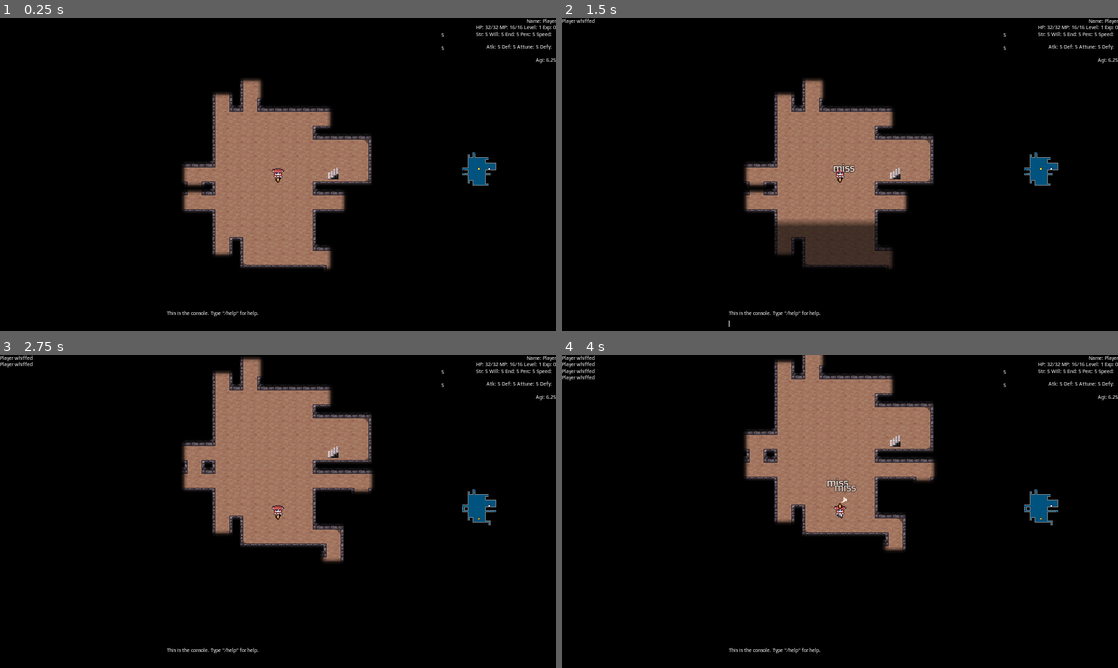
Above: before the commit, frames 1-4 (two rows, left to right).
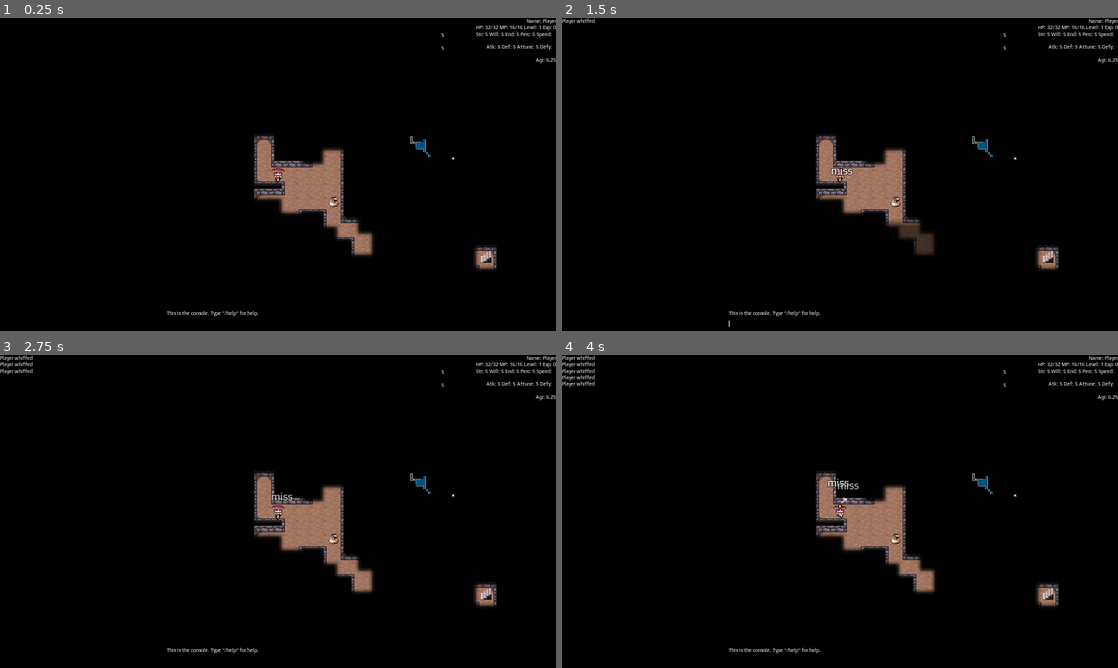
Above: after the commit, the same moments.

Repository: wareya/holyswordseeker
Game: Godot game, scene res://scenes/LevelgenTest.tscn
Same seed, same stepped clock (60 frames per second), same inputs: the game is played once before the commit and once after it. This scene is started directly instead of the project's main scene.
Inputs (mouse positions are in pixels of both pictures, inside the frame that each line leads up to):
- Up to frame 1 (0.25 s): no input
- Up to frame 2 (1.5 s): click (840, 324) at 0.52 s; type "12" at 0.6 s; tap Enter (ui_accept) at 1.25 s; hold Right (ui_right) from 1.28 s (still down); hold Ctrl (ctrl) from 1.28 s (still down); click (840, 324) at 1.42 s
- Up to frame 3 (2.75 s): tap Enter (ui_accept) at 1.52, 2.27 s; move the mouse to (166, 527) at 2.02 s; release Right (ui_right) at 2.03 s; release Ctrl (ctrl) at 2.03 s; hold Down (ui_down) from 2.03 s (still down); tap Shift (shift) at 2.1 s
- Up to frame 4 (4 s): move the mouse to (895, 442) at 2.77 s; release Down (ui_down) at 2.78 s; hold Right (ui_right) 2.78-3.53 s; hold Ctrl (ctrl) 2.78-3.53 s; tap Enter (ui_accept) at 3.5, 3.77 s; move the mouse to (812, 574) at 3.52 s; hold Up (ui_up) from 3.53 s (still down); tap Shift (shift) at 3.6 s; click (812, 574) at 3.67 s

The runs differ from the first frame. In frame 1, 13% of the frame differs, in the area x 32-90%, y 19-81%; in frame 2, 12%; in frame 3, 14%; in frame 4, 15%, in the area x 0-90%, y 0-81%.

Commit message:
oops added more stuff

Diff:
--- a/scenes/LevelgenTest.gd
+++ b/scenes/LevelgenTest.gd
@@ -57,21 +57,6 @@
         for v2 in dict.keys():
             map[v + v2] = dict[v2]
 
-class entrance extends Prefab:
-    var reference = \
-    """
-    .........
-    .xxx.xxx.
-    .x.....x.
-    ....x....
-    ox..n..xo
-    oxn...nxo
-    ox.....xo
-    ox..p..xo
-    ox.....xo
-    oxxxxxxxo
-    """
-
 func _ready():
     var _seed = OS.get_unix_time()
     #_seed = 0
@@ -79,6 +64,8 @@
     #_seed = 1649033351
     #_seed = 1649033351
     #_seed = 1649204741
+    #_seed = 1649219439
+    #_seed = 1649219805
     print("seed: %s" % _seed)
     seed(_seed)
 
@@ -95,9 +82,48 @@
     return array[randi() % array.size()]
 
 var configurations = {
+    "opening" : {
+        w = 40,
+        h = 40,
+        capacity = 1.0/4.0,
+
+        island_eraser_modifier = 9.0,
+        island_eraser_cap = 0.9,
+        dead_end_passes = 3,
+
+        # name, rolls, chance per roll
+        monsters_possibilities = [
+            ["slime", 1, 1.0],
+            ["slime", 2, 0.5],
+            ["eartheater", 1, 1.0],
+            ["eartheater", 1, 0.5],
+        ],
+
+        # name, rolls, chance per roll
+        drops_possibilities = [
+            ["potion", 1, 1.0],
+            ["potion", 3, 0.5],
+            ["rock", 1, 1.0],
+            ["rock", 1, 0.5],
+            ["dagger", 1, 1.0],
+            ["scarf", 1, 0.2],
+            ["tough_robe", 1, 0.2],
+        ],
+
+        features_min = 1,
+        features_max = 3,
+        possible_structures = [Prefab],
+
+        floor_tile = "cobble",
+        wall_tile = "wall SOLID",
+
+        fog_enabled = true,
+
+        name = "Living Passages",
+    },
     "basic" : {
-        w = 64,
-        h = 64,
+        w = 48,
+        h = 48,
         capacity = 1.0/4.0,
 
         island_eraser_modifier = 9.0,
@@ -117,8 +143,7 @@
         # name, rolls, chance per roll
         drops_possibilities = [
             ["potion", 5, 0.5],
-            ["pebble", 3, 0.5],
-            ["dagger", 1, 1.0],
+            ["rock", 3, 0.5],
             ["dagger", 1, 0.2],
             ["longsword", 1, 0.1],
             ["scarf", 1, 0.2],
@@ -127,8 +152,8 @@
             ["wayfarer_boots", 1, 0.05],
         ],
 
-        features_min = 3,
-        features_max = 5,
+        features_min = 1,
+        features_max = 3,
         possible_structures = [Prefab],
 
         floor_tile = "cobble",
@@ -137,21 +162,19 @@
         fog_enabled = true,
 
         name = "Living Passages",
-    }
+    },
 }
-
-#func randomify():
-#    inventory = [Character.new_item(random_pick(possibilities))]
 
 # inclusive, inclusive
 func randi_range(_min, _max) -> int:
     return (randi() % (int(_max + 1) - int(_min))) + _min
 
-var config = configurations["basic"].duplicate()
+var config = configurations.opening.duplicate()
 
 func get_configuration():
     if Manager.current_floor == 1:
-        config = configurations.basic.duplicate()
+        config = configurations.opening.duplicate()
+        #config = configurations.basic.duplicate()
     else:
         config = configurations.basic.duplicate()
     Manager.current_floor_name = config.name
@@ -170,7 +193,7 @@
     open(startpoint)
 
     # grow maze
-    while openset.size() < w*h/4 and frontier.size() > 0:
+    while openset.size() < w*h*config.capacity and frontier.size() > 0:
         var i = randi()%frontier.size()
         var pick = frontier[i]
         var valid_dirs = []
@@ -192,13 +215,17 @@
     print("size of open set after growing maze: ", openset.size())
 
     # fill in edges
-    for y in range(h+2):
-        y -= 1
+    for y in range(h+4):
+        y -= 2
         map[Vector2(-1, y)] = TILE.CLOSED
+        map[Vector2(-2, y)] = TILE.CLOSED
         map[Vector2(w , y)] = TILE.CLOSED
+        map[Vector2(w+1 , y)] = TILE.CLOSED
     for x in range(w):
         map[Vector2(x, -1)] = TILE.CLOSED
+        map[Vector2(x, -2)] = TILE.CLOSED
         map[Vector2(x,  h)] = TILE.CLOSED
+        map[Vector2(x,  h+1)] = TILE.CLOSED
 
     # scan for and close up short dead ends
     if true:
@@ -295,9 +322,9 @@
                         repick = true
                         break
             if repick:
+                allowed.erase(pick)
                 if allowed.size() == 0:
-                    continue
-                allowed.erase(pick)
+                    break
                 pick = allowed[randi()%allowed.size()]
 
         if allowed.size() == 0:
@@ -316,10 +343,10 @@
                 openset[v] = null
 
 
-    for y in range(h+2):
-        y -= 1
-        for x in range(w+2):
-            x -= 1
+    for y in range(h+4):
+        y -= 2
+        for x in range(w+4):
+            x -= 2
             var tile = map[Vector2(x, y)]
             if tile is String:
                 tile = tiles.tile_set.find_tile_by_name(tile)
@@ -401,8 +428,8 @@
 
 func tile_is_solid(map : TileMap, v : Vector2) -> bool:
     var rect : Rect2 = map.get_used_rect()
-    if !rect.has_point(v):
-        return false
+    #if !rect.has_point(v.round()):
+    #    return false
     var tile = map.get_cellv(v.round())
     var tname : String = map.tile_set.tile_get_name(tile)
     return "SOLID" in tname
@@ -492,6 +519,8 @@
                 #    clear = true
                 # do edges
                 if clear:
+                    if !$TileMap.get_used_rect().has_point(v):
+                        continue
                     var map_tile = $TileMap.get_cellv(v)
                     var map_tile_name : String = $TileMap.tile_set.tile_get_name(map_tile)
                     if !map_tile_name.ends_with("SOLID"):
--- a/scenes/entities/Character.gd
+++ b/scenes/entities/Character.gd
@@ -174,9 +174,9 @@
     return (pos/16.0 + Vector2(0.5, 0.5)).floor()*16.0 - Vector2(8, 8)
 
 func probe(_wishdir : Vector2, move = false) -> Object:
-    _wishdir.x = sign(_wishdir.x)
-    _wishdir.y = sign(_wishdir.y)
-    _wishdir *= 16
+    _wishdir.x = round(_wishdir.x)
+    _wishdir.y = round(_wishdir.y)
+    _wishdir *= 16.0
     for entity in get_tree().get_nodes_in_group("PointCollider"):
         if entity == self:
             continue
@@ -271,7 +271,7 @@
         return ret
 
 var wishdir = Vector2()
-var action = ""
+var action = null
 
 var turns_taken : int = 0
 var regen_timer : int = 0
@@ -377,6 +377,7 @@
     var slot = EQUIP_SLOT_NONE
     var usable = false
     var consumable = false
+    var stackable = false
 
     static func _clone_internal(old, new):
         for prop in old.get_property_list():
@@ -406,11 +407,20 @@
                 s += " %s: %s" % [prop.name.capitalize(), x]
         return s
 
-    func use(user):
+    func use(user : Character):
         if internal_name == "potion":
             user.heal_damage(stats.hp, user)
             if user.is_player or user.has_been_seen:
                 user.add_text_effect(stats.hp, user.global_position, "#3F3")
+        if internal_name == "rock":
+            user.action = RockThrow.new(self)
+
+        if consumable:
+            var index = user.inventory.find(self)
+            if index >= 0:
+                user.inventory.remove(index)
+
+        user.ent.recalculate_stats()
 
 const stat_db = {
     "player" : {
@@ -593,10 +603,10 @@
         usable = true,
         consumable = true
     },
-    "pebble" : {
-        internal_name = "pebble",
-        name = "Pebble",
-        description = "A pebble. Does 1 HP of damage to whatever you throw it at.",
+    "rock" : {
+        internal_name = "rock",
+        name = "Rock",
+        description = "A nicely-sized rock. Does 10 attack worth of damage to whatever you throw it at. Range of 3 tiles.",
         weight = 1,
         hp = 1,
         usable = true,
@@ -829,6 +839,72 @@
         ent.levelup()
         _log("%s levelled up to level %s!" % [ent_name, ent.stats_base.level])
 
+# TODO: add skill that temporarily gives a massive speed boost until the player next attacks or X turns expire
+class Skill extends Reference:
+    var stats : Stats = Stats.new(true)
+
+    func consumes_turn(by : Character):
+        return false
+
+    func perform(by : Character):
+        pass
+
+class RockThrow extends Skill:
+    class Anim extends Sprite:
+        var life = 0.0
+        var max_life = Scheduler._turn_time * 0.5
+        var start : Vector2
+        var end : Vector2
+        func _init(_start : Vector2, _end : Vector2):
+            start = _start
+            end = _end
+            texture = preload("res://art/projectile effect.png")
+
+        func _process(delta):
+            life += delta/max_life
+            life = clamp(life, 0.0, 1.0)
+            global_position = lerp(start, end, life)
+            if life >= 1.0:
+                queue_free()
+
+    var original : Item
+    func _init(_original = null):
+        original = _original
+        stats.attack = 10
+    func consumes_turn(by : Character):
+        return true
+    func perform(by : Character):
+        EmitterFactory.emit(preload("res://sfx/fwup.wav"))
+        var target = Vector2()
+        var other = null
+        for _i in range(3):
+            target += by.heading
+            other = by.probe(target)
+            if other:
+                break
+
+        if other is TileMap:
+            target -= by.heading
+
+        var anim = Anim.new(by.logical_position(), by.logical_position() + target*16.0)
+        by.get_parent().add_child(anim)
+
+        if other and not other is TileMap:
+            var damage = stats.damage(other.ent.stats)
+            other.deal_damage(damage, by)
+            return
+
+        var where = by.logical_position() + target * 16.0
+        var what = load("res://scenes/entities/Pickup.tscn").instance()
+        what.hide_temporarily = 1.0
+        if original:
+            what.inventory = [original]
+        else:
+            what.inventory = [by.new_item("rock")]
+        by.get_parent().add_child(what)
+        what.global_position = where
+
+
 func set_tile_position(where : Vector2):
     global_position = where*16.0 + Vector2(8.0, 8.0)
     interp_pos = [global_position]
@@ -843,10 +919,24 @@
 func cannot_act():
     return ent.stats.hp <= 0
 
-func deal_damage(amount, _other):
+func deal_damage(amount, other):
     if amount > 0.0:
         regen_timer = 0.0
         ent.stats.hp = max(0, ent.stats.hp-amount)
+
+    _log("%s dealt %s damage to %s" % [ent_name, amount, other.ent_name])
+    var color = "white"
+    if !is_player:
+        color = "yellow"
+    if amount < 0:
+        color = "green"
+    if is_player or has_been_seen:
+        if amount == 0.0:
+            amount = 0.0
+        add_text_effect(amount, global_position, color)
+
+    if ent.stats.hp <= 0.0:
+        other.gain_xp(ent)
 
 func heal_damage(amount, _other):
     ent.stats.hp = min(ent.stats_calc.hp, ent.stats.hp+amount)
@@ -929,10 +1019,10 @@
     fx.rotation = heading.angle() + PI/2
     return fx
 
-var last_action = ""
+var last_action = null
 
 func turn_ready():
-    if last_action != "move":
+    if not last_action is String or last_action != "move":
         return
     for trigger in get_tree().get_nodes_in_group("PostTrigger"):
         if global_position.distance_to(trigger.global_position) < 8.0:
@@ -940,11 +1030,11 @@
             trigger.trigger(self)
 
 func handle_action():
-    if action != "" and action != "move":
+    if action != null and (not action is String or action != "move"):
         #_log("%s is acting %s %s %s" % [ent_name, action, wishdir, heading])
         handle_action_begin()
     var return_value = TURN_END_NONE
-    if action == "move":
+    if action is String and action == "move":
         if attempt_motion(wishdir):
             handle_action_begin()
             return_value = TURN_END_INSTANT
@@ -954,7 +1044,7 @@
                         print("triggering pre trigger")
                         if trigger.trigger(self):
                             return_value = TURN_END_ANIMATE
-    elif action == "interact":
+    elif action is String and action == "interact":
         var other : Node = probe(heading)
         if other and other.is_in_group("Interactable"):
             if !(is_player and other.is_friendly):
@@ -968,20 +1058,6 @@
                     EmitterFactory.emit("hit")
                 var damage = ent.stats.damage(other.ent.stats)
                 other.deal_damage(damage, self)
-
-                _log("%s dealt %s damage to %s" % [ent_name, damage, other.ent_name])
-                var color = "white"
-                if !is_player:
-                    color = "yellow"
-                if damage < 0:
-                    color = "green"
-                if is_player or has_been_seen:
-                    if damage == 0.0:
-                        damage = 0.0
-                    add_text_effect(damage, other.global_position, color)
-
-                if other.ent.stats.hp <= 0.0:
-                    gain_xp(other.ent)
             else:
                 TextBubble.build(other.global_position, other.cutscene)
         else:
@@ -993,8 +1069,17 @@
             heading_effect(preload("res://art/slash fx.png"), 4, 0.15)
         return_value = TURN_END_ANIMATE
 
+    elif action is Skill:
+        action.perform(self)
+        if action.consumes_turn(self):
+            return_value = TURN_END_ANIMATE
+        else:
+            return_value = TURN_END_NONE
+
     if return_value != TURN_END_NONE:
         handle_action_end()
+
+    action = null
 
     return return_value
 
@@ -1004,7 +1089,6 @@
     if !Scheduler.is_simulation_allowed():
         return TURN_END_NONE
     wishdir = Vector2()
-    action = ""
     if Input.is_action_pressed("ui_down"):
         wishdir.y += 1
     if Input.is_action_pressed("ui_up"):
@@ -1059,6 +1143,7 @@
       agi = ent.stats.agility
     })
 
+
 var aggro = null
 var target = null
 export var immobile = false
@@ -1069,7 +1154,7 @@
         # TODO: add friendly AI
         return TURN_END_INSTANT
     wishdir = Vector2()
-    action = ""
+    action = null
 
     if !is_in_range(aggro, aggro_range):
         aggro = find_in_range(aggro_range)
--- a/scenes/entities/Pickup.gd
+++ b/scenes/entities/Pickup.gd
@@ -1,6 +1,11 @@
 extends Node2D
 
 func _ready():
+    if hide_temporarily > 0.0:
+        modulate.a = 0.0
+    else:
+        modulate.a = 1.0
+
     for item in items:
         inventory.push_back(Character.new_item(item))
 
@@ -39,7 +44,13 @@
 func random_pick(array : Array):
     return array[randi() % array.size()]
 
+var hide_temporarily = 0.0
 func _process(delta):
+    if hide_temporarily > 0.0:
+        modulate.a = 0.0
+        hide_temporarily -= 2.0*delta/Scheduler._turn_time
+    else:
+        modulate.a = 1.0
     check_empty()
 
 var disabled = false
--- a/scenes/ui/TextBubble.gd
+++ b/scenes/ui/TextBubble.gd
@@ -89,7 +89,7 @@
 
 export var cutscene = []
 
-var chars_per_second = 60.0*2.5
+var chars_per_second = 60.0*3.5
 
 signal done
 var text_characters = -1
--- a/scenes/ui/TextWindow.gd
+++ b/scenes/ui/TextWindow.gd
@@ -122,7 +122,7 @@
 
     if get_focus_owner() != last_target:
         process_time = 0.0
-        if get_focus_owner() != null and get_focus_owner().is_visible_in_tree():
+        if get_focus_owner() != null and get_focus_owner().is_visible_in_tree() and is_a_parent_of(get_focus_owner()):
             emit_signal("focused", self, get_focus_owner())
         last_target = get_focus_owner()
 
--- a/singletons/ConsoleInput.gd
+++ b/singletons/ConsoleInput.gd
@@ -209,15 +209,12 @@
         console_print_err("no such item %s in inventory" % i)
         return
 
-    var item = player.inventory.pop_at(i)
+    var item = player.inventory[i]
     if item.usable:
         item.use(player)
     else:
         console_print_err("item `%s` is not usable" % item.internal_name)
 
-    if !item.consumable:
-        player.inventory.insert(i, item)
-    player.ent.recalculate_stats()
 
 func cmd_unequip(args : Array, get_desc = false):
     if get_desc:
Binary file added: art/projectile effect.png
Not shown, added: art/projectile effect.png.import
Not shown, changed: readme.md
